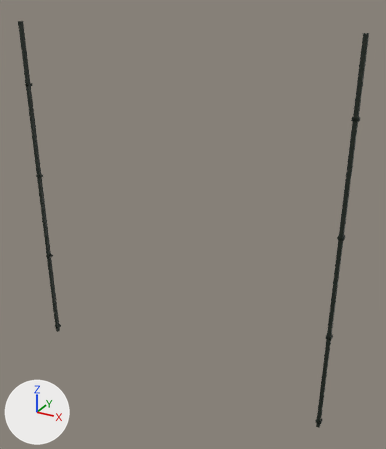
Before and after pictures for a commit that changed the OBJ model resources/blender/zombie_street/Street_BlockL0_Pipes.obj.
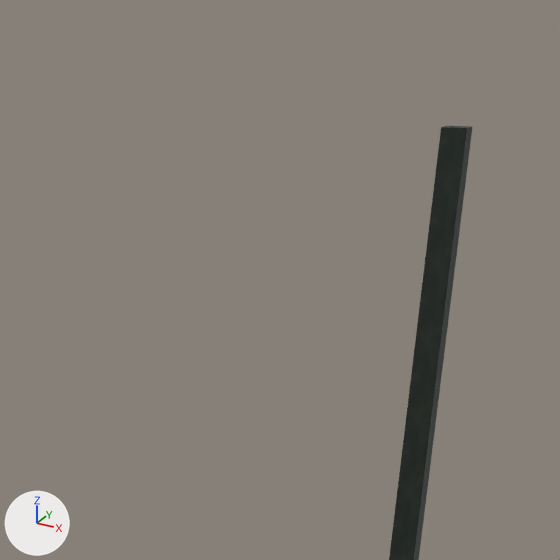
The first picture shows the older version from a 50 mm camera at (8.07, -13.23, 13.11) aimed at (0.65, 0.26, 6.36). The close-ups show the older and then the newer version on the part from 72% to 100% of the width and 2% to 26% of the height of that picture. Only the edits that show in the close-ups are written down. Arrows for +X, +Y and +Z are at lower left; the lights stay in place. Where no turn or scale is listed for an object, it has been applied to the vertices.

In view in the first close-up: 'Street_BlockL0_Pipes'.
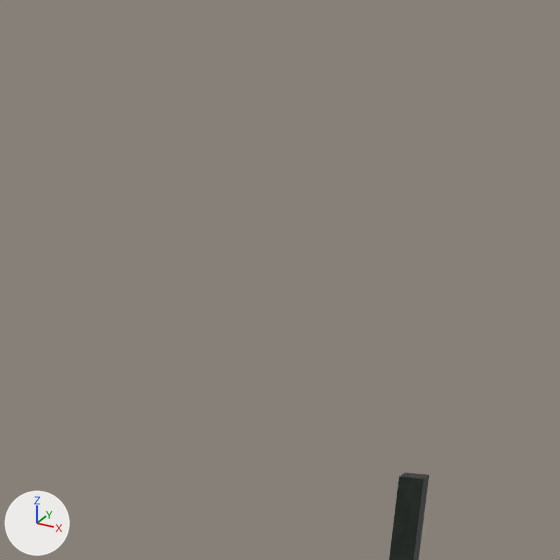
Where the change shows, as pixel boxes (x1, y1, x2, y2) in the close-ups (560 x 560 px):
'Street_BlockL0_Pipes', reshaped: before (389, 126, 472, 560); after (389, 473, 429, 560)

Diff of the bpy script that builds the scene:
```diff
--- a/resources/blender/zombie_street/Street_BlockL0_Pipes.obj.py
+++ b/resources/blender/zombie_street/Street_BlockL0_Pipes.obj.py
@@ me_street_blockl0_pipes @@
 # used by ob_street_blockl0_pipes; location = (0.0, 0.0, 0.0)
 # before: 58 (5.26, -0.05, 12.2) at pixel (446, 125), 59 (5.26, -0.16, 12.2) at pixel (441, 127), 62 (5.38, -0.05, 12.2) at pixel (472, 126), 63 (5.38, -0.16, 12.2) at pixel (467, 128)
-me_street_blockl0_pipes.from_pydata(...)  # 80 vertices, 120 faces; spans x -5.41..5.41, y -0.16..0.0, z 0.6..12.2
+me_street_blockl0_pipes.from_pydata(...)  # 80 vertices, 120 faces; spans x -5.41..5.41, y -0.16..0.0, z 0.6..10.7
+# me_street_blockl0_pipes part 1
+for i in [58, 59, 62, 63]: me_street_blockl0_pipes.vertices[i].co += Vector((0.0, 0.0, -1.5))
+# other edits to the shape of me_street_blockl0_pipes do not show in these pictures
 me_street_blockl0_pipes.materials.append(mat_proppaint)
```
